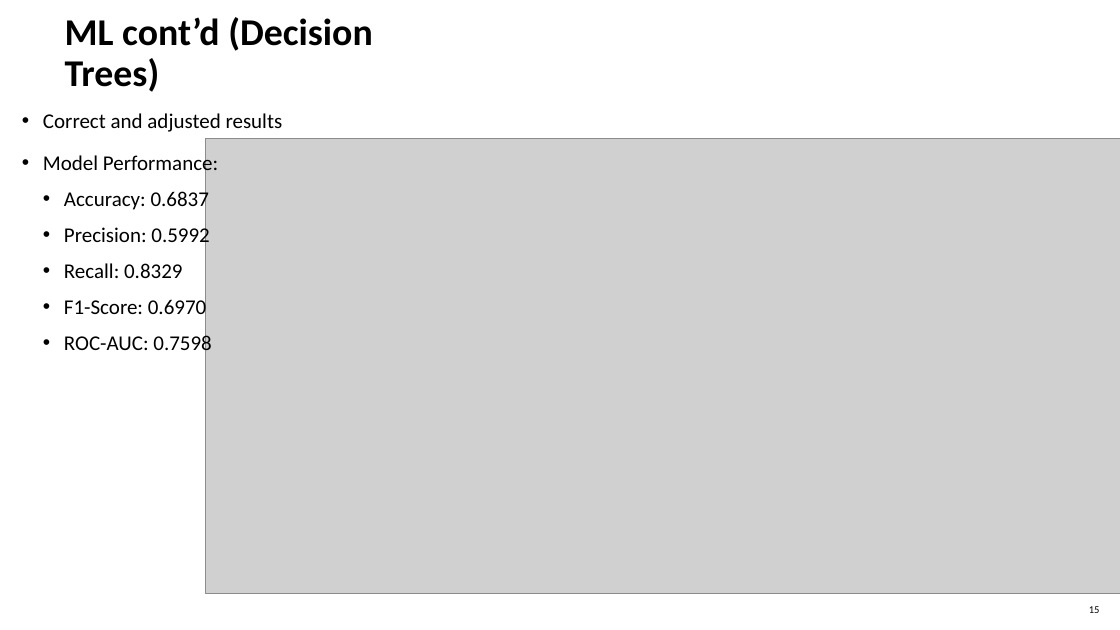
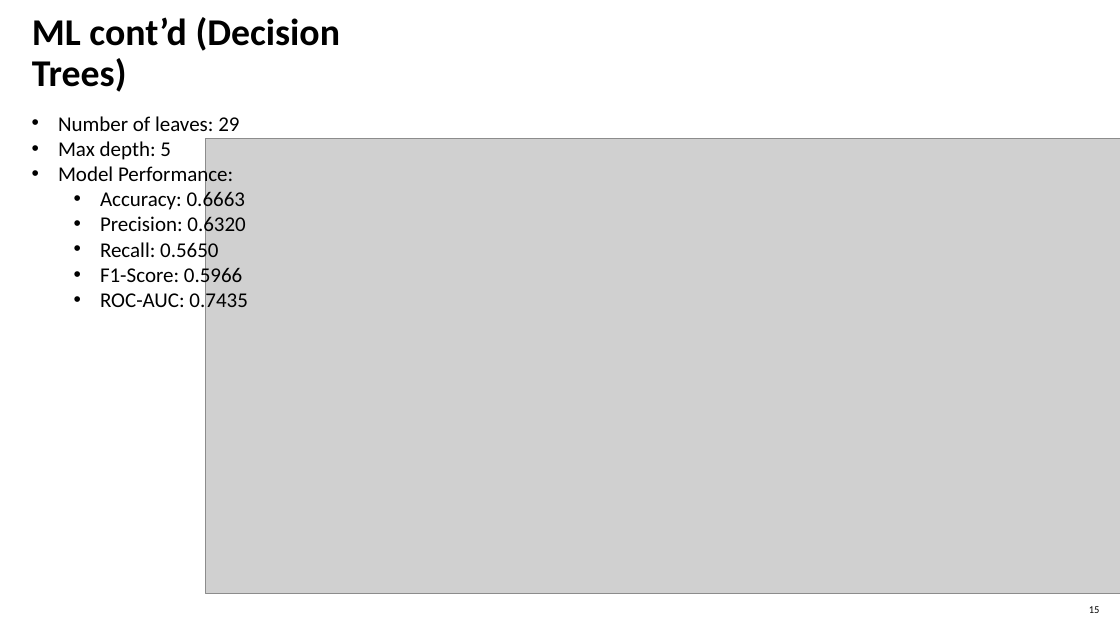
Before and after one commit to MuhammadAbbas99/data_osaaja_harjoittelu, a slide deck: slide 15 of myyntidata_analyysi_07.04.pptx. Drawn at 1120x630 pixels with LibreOffice and Linux fonts; fonts in the diff are those of the drawing; grey boxes stand for pictures. Boxes give left, top, right and bottom in pixels: in the first picture for what was removed or moved away, otherwise in the second. Text is boxed around its words. In the diff, an @@ line names an element or a change of style, - is before the commit and + after.

Commit message:
final presentation updated

```diff
--- a/myyntidata_analyysi_07.04.pptx
+++ b/myyntidata_analyysi_07.04.pptx
@@ title "ML cont’d (Decision Trees)" moved from (x1=65, y1=17, x2=373, y2=92) to (x1=32, y1=17, x2=341, y2=92) @@
@@ text removed at (x1=43, y1=113, x2=283, y2=357) @@
-• Correct and adjusted results
-• Model Performance:
-  • Accuracy: 0.6837
-  • Precision: 0.5992
-  • Recall: 0.8329
-  • F1-Score: 0.6970
-  • ROC-AUC: 0.7598
@@ text added at (x1=58, y1=116, x2=247, y2=314), 18 pt, text #000000 @@
+• Number of leaves: 29
+• Max depth: 5
+• Model Performance:
+  • Accuracy: 0.6663
+  • Precision: 0.6320
+  • Recall: 0.5650
+  • F1-Score: 0.5966
+  • ROC-AUC: 0.7435
```
Also in this commit, not shown: 1 other slide changed.
